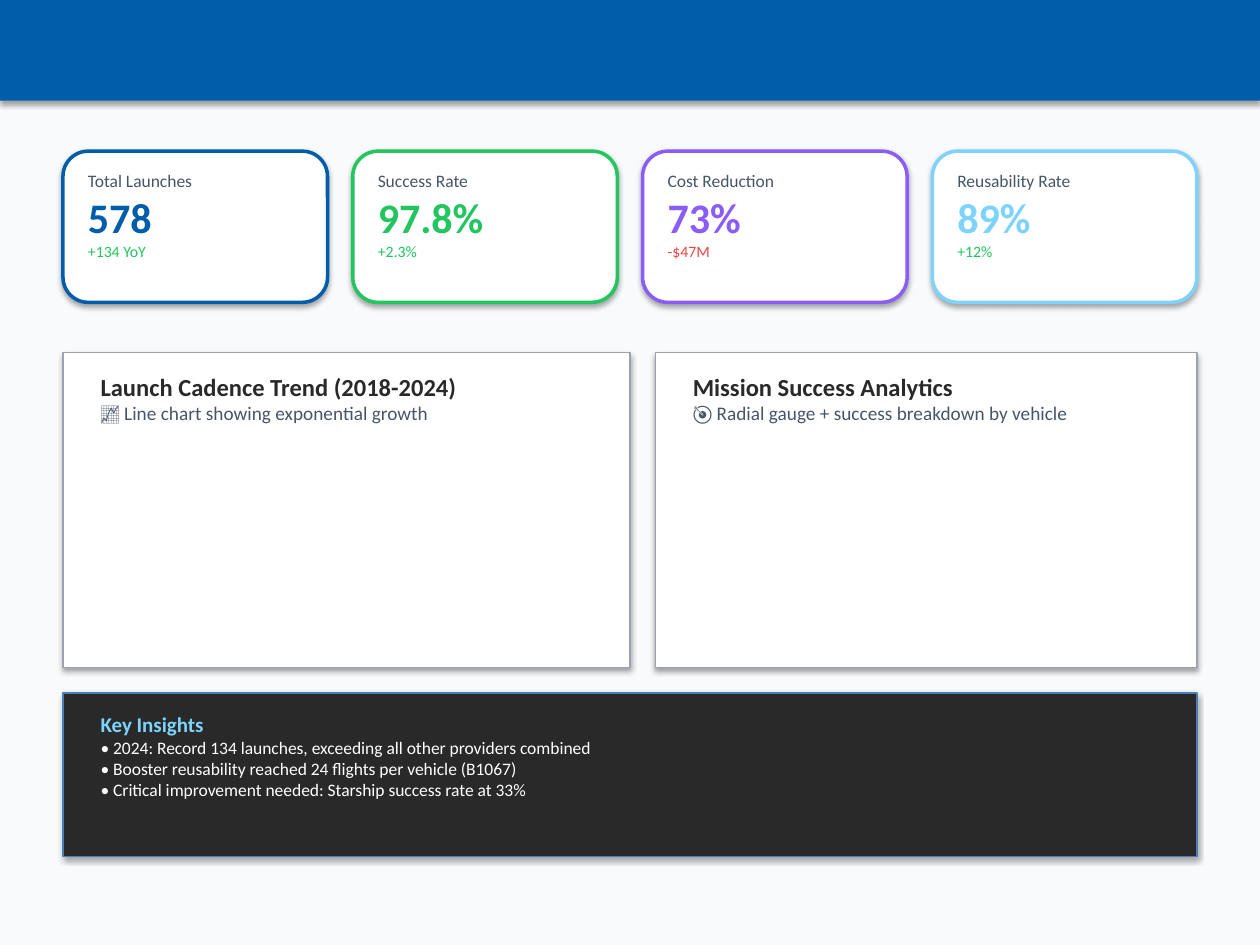
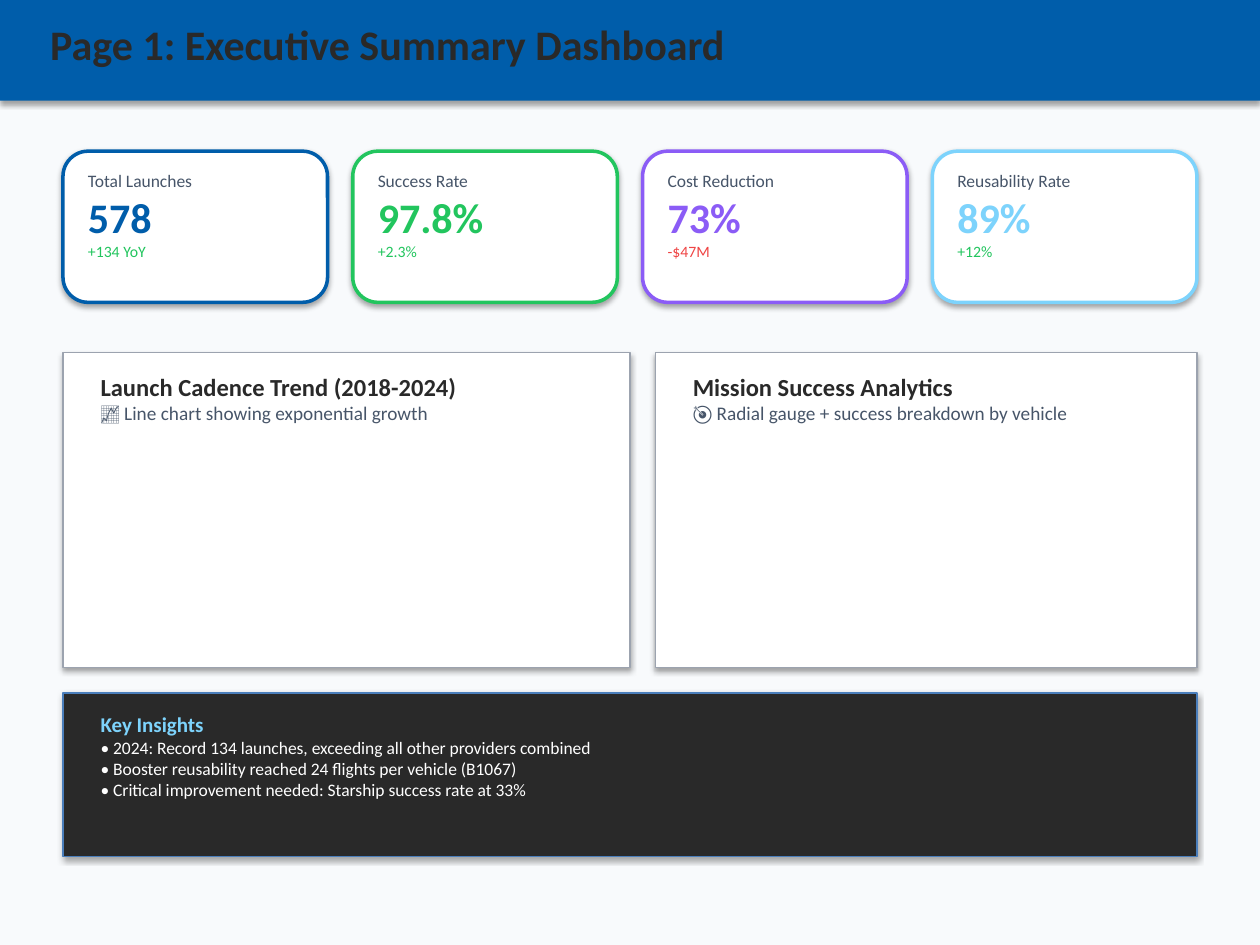
Before and after one commit to jsperson/newman_dataviz, a slide deck: slide 3 of module8/SpaceX_PowerBI_Dashboard_Design.pptx. Drawn at 1260x945 pixels with LibreOffice and Linux fonts; fonts in the diff are those of the drawing. Boxes give left, top, right and bottom in pixels: in the first picture for what was removed or moved away, otherwise in the second. Text is boxed around its words. In the diff, an @@ line names an element or a change of style, - is before the commit and + after.

```diff
--- a/module8/SpaceX_PowerBI_Dashboard_Design.pptx
+++ b/module8/SpaceX_PowerBI_Dashboard_Design.pptx
@@ text added at (x1=50, y1=30, x2=724, y2=67), 24 pt, text #292929, bold @@
+Page 1: Executive Summary Dashboard
```
Also in this commit, not shown: 2 other slides changed.
